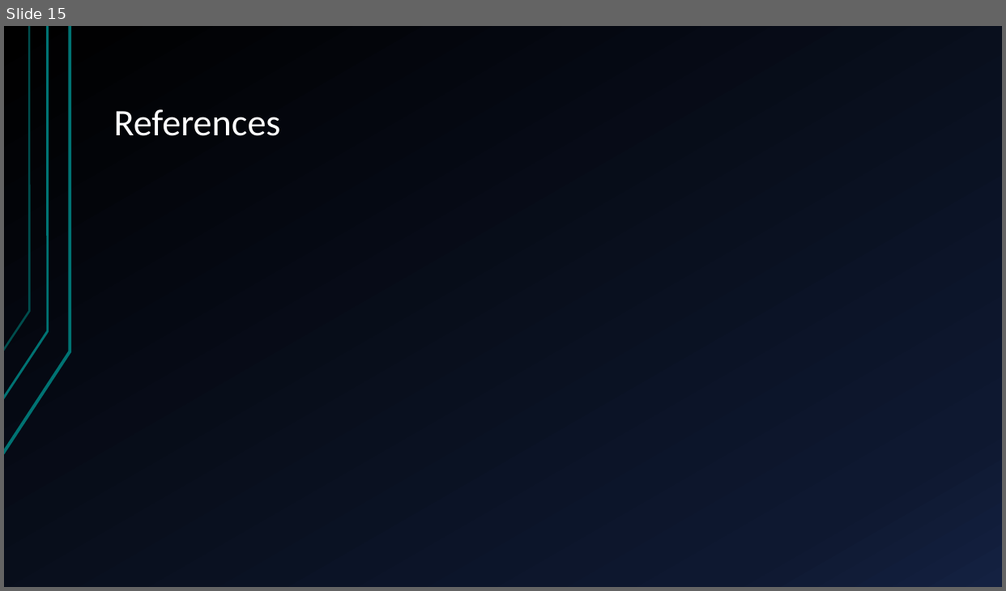
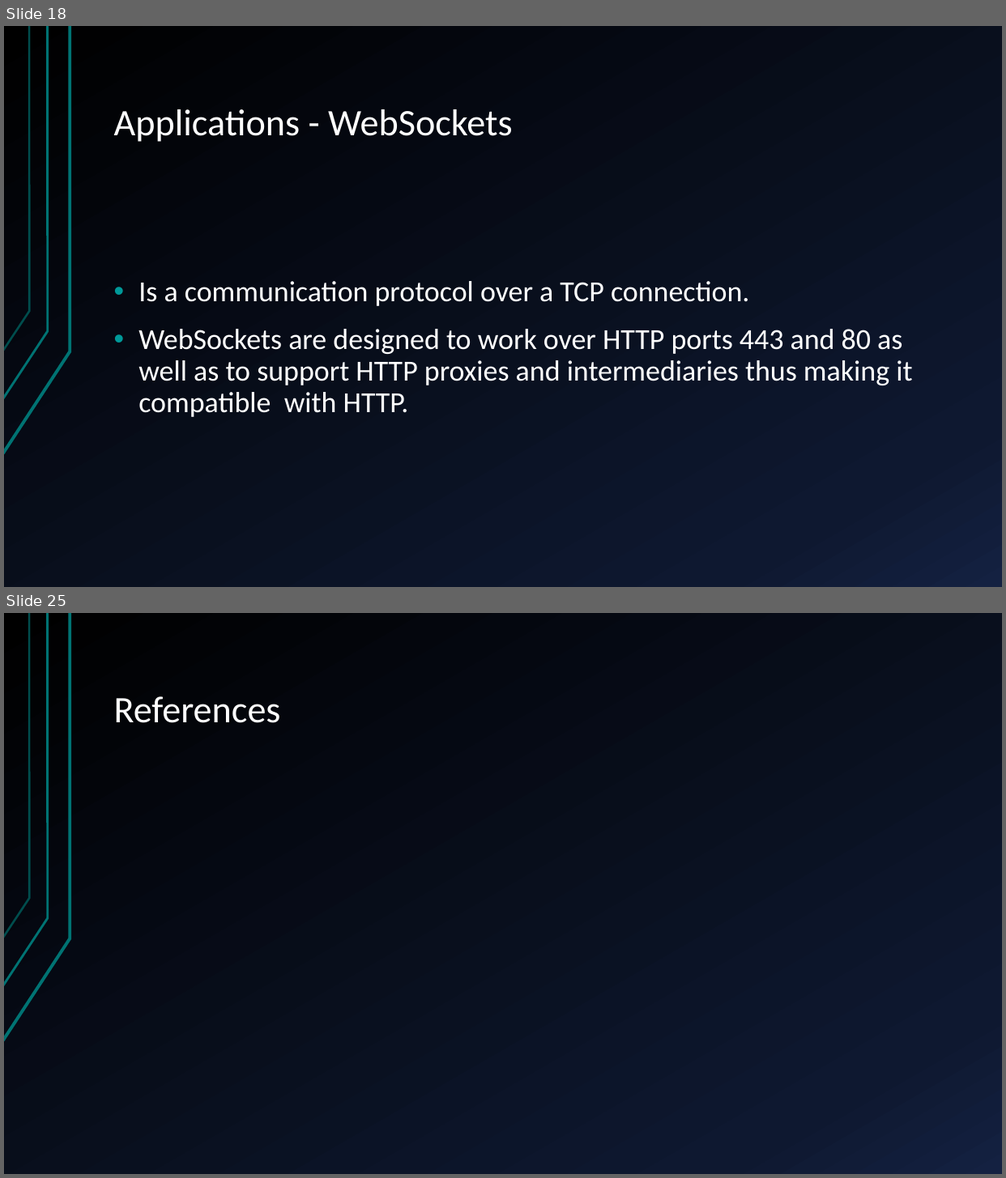
Before and after one commit to marc7666/Distributed-computing-course, a slide deck: Activities/Activity 2/RabbitMQ – components, benefits and application.pptx. Shown one above the other, each under a label of ours: slide 15 before the commit, slides 18 and 25 after it; the slides between them are not shown. The pictures are 1006x591 and 1006x1178 pixels, drawn with LibreOffice and Linux fonts; fonts in the diff are those of the drawing. Boxes give left, top, right and bottom in pixels: in the first picture for what was removed or moved away, otherwise in the second. Text is boxed around its words. In the diff, an @@ line names an element or a change of style, - is before the commit and + after.

```diff
--- a/Activities/Activity 2/RabbitMQ – components, benefits and application.pptx
+++ b/Activities/Activity 2/RabbitMQ – components, benefits and application.pptx
@@ slide 18 added at bbox=[4, 26, 1002, 587], background gradient #000000 to #0F1931 to #142242; not listed: 3 template elements that a slide beside it also shows @@
@@ title added at bbox=[114, 109, 512, 142], 36 pt, text #FFFFFF @@
+Applications - WebSockets
@@ text added at bbox=[138, 281, 912, 417], 28 pt, text #FFFFFF @@
+• Is a communication protocol over a TCP connection.
+• WebSockets are designed to work over HTTP ports 443 and 80 as well as to support HTTP proxies and intermediaries thus making it compatible with HTTP.
@@ what was slide 15 is now slide 25 @@
```
Also in this commit, not shown: 9 slides changed, 13 other slides added, 4 slides removed, 2 other files.
